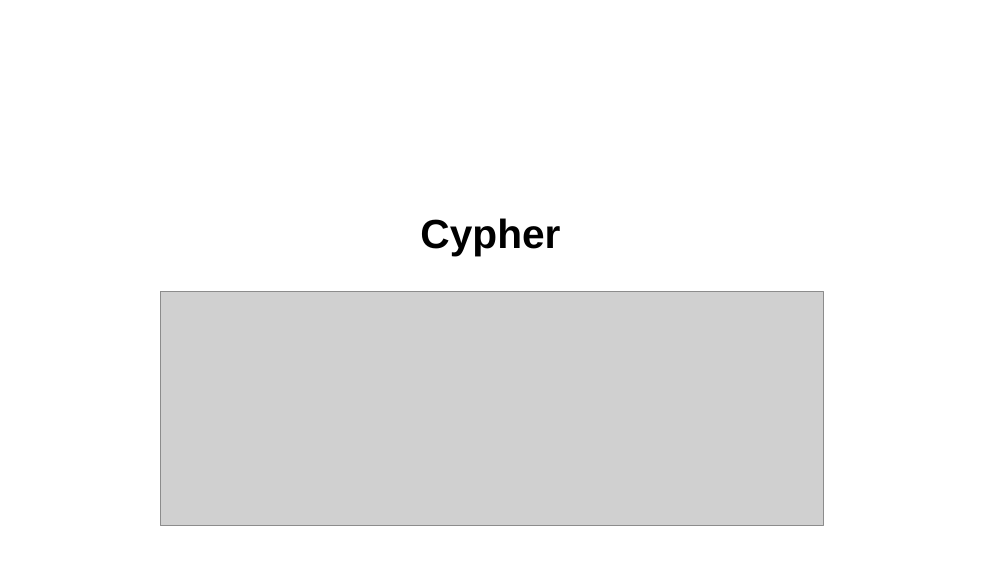
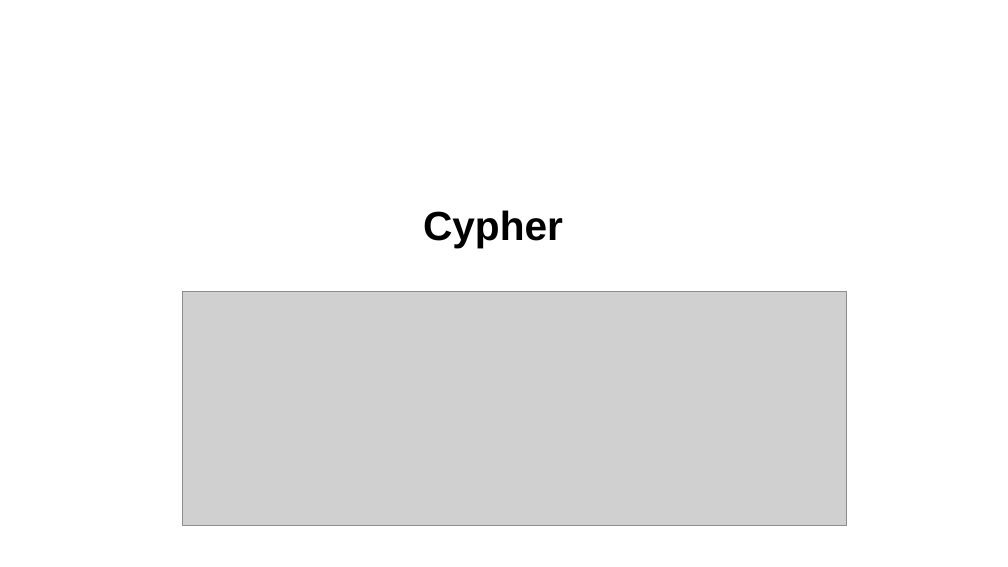
Before and after one commit to skrabbenborg/nosql-talk, a slide deck: slide 38 of presentation/presentation.pptx. Drawn at 1008x567 pixels with LibreOffice and Linux fonts; fonts in the diff are those of the drawing; grey boxes stand for pictures; background and template pictures are left out. Boxes give left, top, right and bottom in pixels: in the first picture for what was removed or moved away, otherwise in the second. Text is boxed around its words. In the diff, an @@ line names an element or a change of style, - is before the commit and + after.

```diff
--- a/presentation/presentation.pptx
+++ b/presentation/presentation.pptx
@@ text "Cypher" moved from (x1=420, y1=218, x2=560, y2=256) to (x1=423, y1=210, x2=563, y2=248) @@
@@ picture moved from (x1=160, y1=292, x2=823, y2=526) to (x1=183, y1=292, x2=846, y2=526) @@
```
Also in this commit, not shown: 7 other slides changed.
